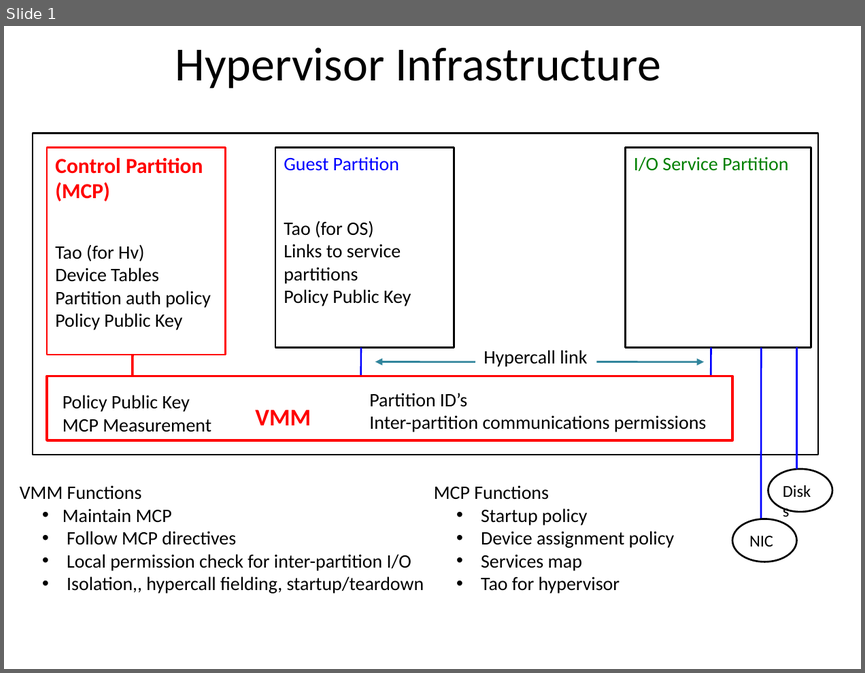
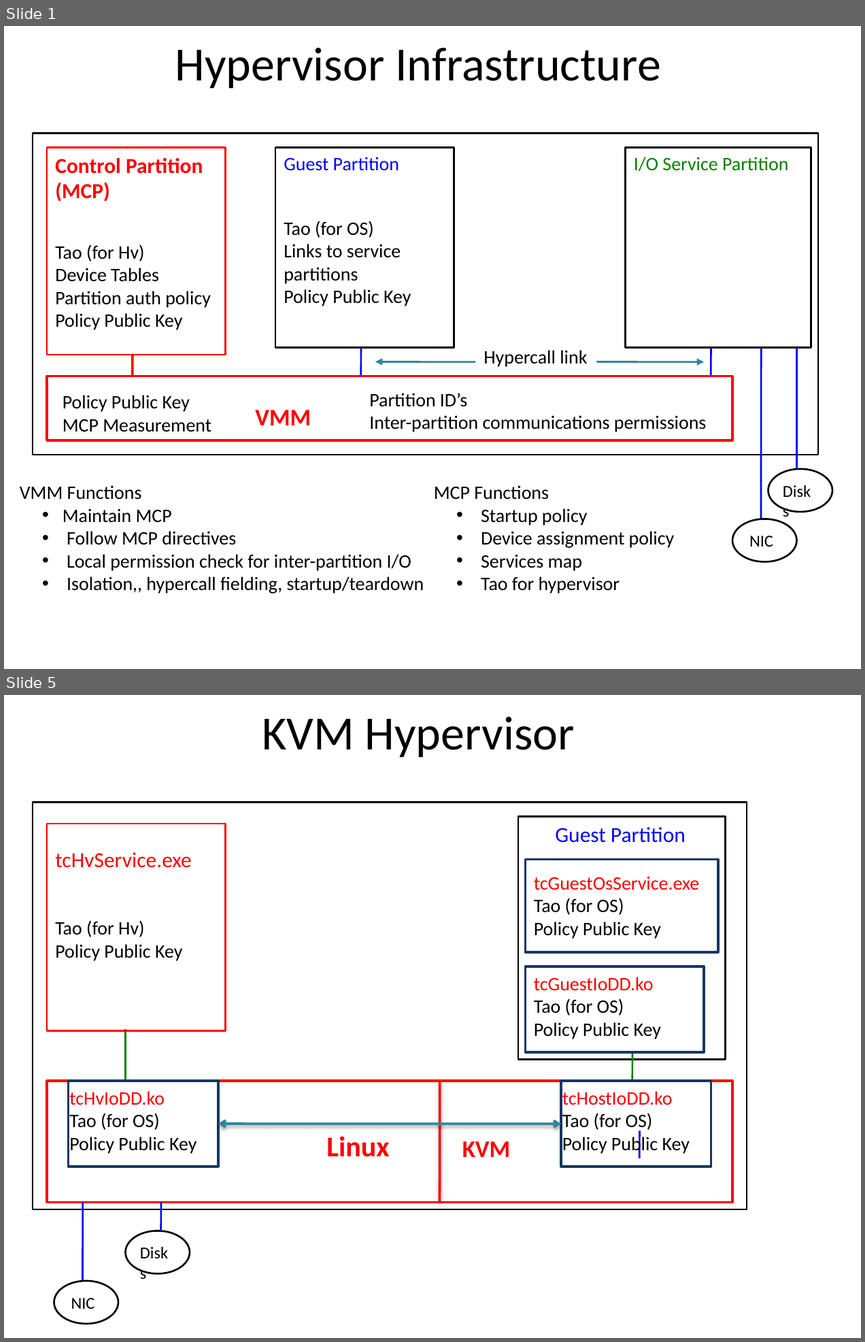
Before and after one commit to jlmucb/cloudproxy, a slide deck: Doc/Hypervisor.pptx. Shown one above the other, each under a label of ours: slide 1 before the commit, slides 1 and 5 after it; the slides between them are not shown. The pictures are 865x673 and 865x1342 pixels, drawn with LibreOffice and Linux fonts; fonts in the diff are those of the drawing. Boxes give left, top, right and bottom in pixels: in the first picture for what was removed or moved away, otherwise in the second. Text is boxed around its words. In the diff, an @@ line names an element or a change of style, - is before the commit and + after.

```diff
--- a/Doc/Hypervisor.pptx
+++ b/Doc/Hypervisor.pptx
@@ slide 5 added at [4,695,861,1338], background #FFFFFF @@
@@ title added at [262,717,575,758], 40 pt, text #000000 @@
+KVM Hypervisor
@@ rectangle added at [33,802,746,1209], outline #000000 1.5 pt @@
@@ rectangle added at [518,817,725,1059], outline #000000 1.5 pt @@
@@ rectangle added at [47,824,225,1031], outline #FF0000 1.5 pt @@
@@ text added at [555,827,685,843], 18 pt, text #0000FF @@
+Guest Partition
@@ text added at [55,852,192,868], 18 pt, text #FF0000 @@
+tcHvService.exe
@@ rectangle added at [525,860,718,952], outline #17375E 2 pt @@
@@ text added at [534,876,699,938], 16 pt, text #000000 @@
+tcGuestOsService.exe
+Tao (for OS)
+Policy Public Key
@@ text added at [55,920,182,961], 16 pt, text #000000 @@
+Tao (for Hv)
+Policy Public Key
@@ rectangle added at [525,966,703,1052], outline #17375E 2 pt @@
@@ text added at [534,977,661,1039], 16 pt, text #000000 @@
+tcGuestIoDD.ko
+Tao (for OS)
+Policy Public Key
@@ line added from (126, 1029) to (126, 1081), #008000 2 pt @@
@@ line added from (632, 1053) to (632, 1081), #008000 1.5 pt @@
@@ rectangle added at [47,1081,732,1202], outline #FF0000 2 pt @@
@@ rectangle added at [68,1081,218,1166], outline #17375E 2 pt @@
@@ line added from (440, 1081) to (439, 1202), #FF0000 2 pt @@
@@ rectangle added at [561,1081,711,1166], outline #17375E 2 pt @@
@@ text added at [69,1091,196,1153], 16 pt, text #000000 @@
+tcHvIoDD.ko
+Tao (for OS)
+Policy Public Key
@@ text added at [562,1091,689,1155], 16 pt, text #000000 @@
+tcHostIoDD.ko
+Tao (for OS)
+Policy Public Key
@@ double arrow added from (218, 1123) to (561, 1123), #31859C 2 pt @@
@@ text added at [326,1136,389,1157], 24 pt, text #FF0000, bold @@
+Linux
@@ text added at [462,1141,510,1157], 20 pt, text #FF0000, bold @@
+KVM
@@ line added from (640, 1130) to (639, 1157), #0000FF 1.5 pt @@
@@ line added from (83, 1202) to (83, 1280), #0000FF 1.5 pt @@
@@ line added from (161, 1202) to (161, 1229), #0000FF 1.5 pt @@
@@ ellipse added at [126,1231,190,1273], outline #000000 1.5 pt @@
@@ text added at [132,1238,183,1266], 14 pt, text #000000 @@
+Disks
@@ ellipse added at [54,1280,118,1323], outline #000000 1.5 pt @@
@@ text added at [71,1297,95,1308], 14 pt, text #000000 @@
+NIC
```
Also in this commit, not shown: 3 slides changed, 2 other files.
